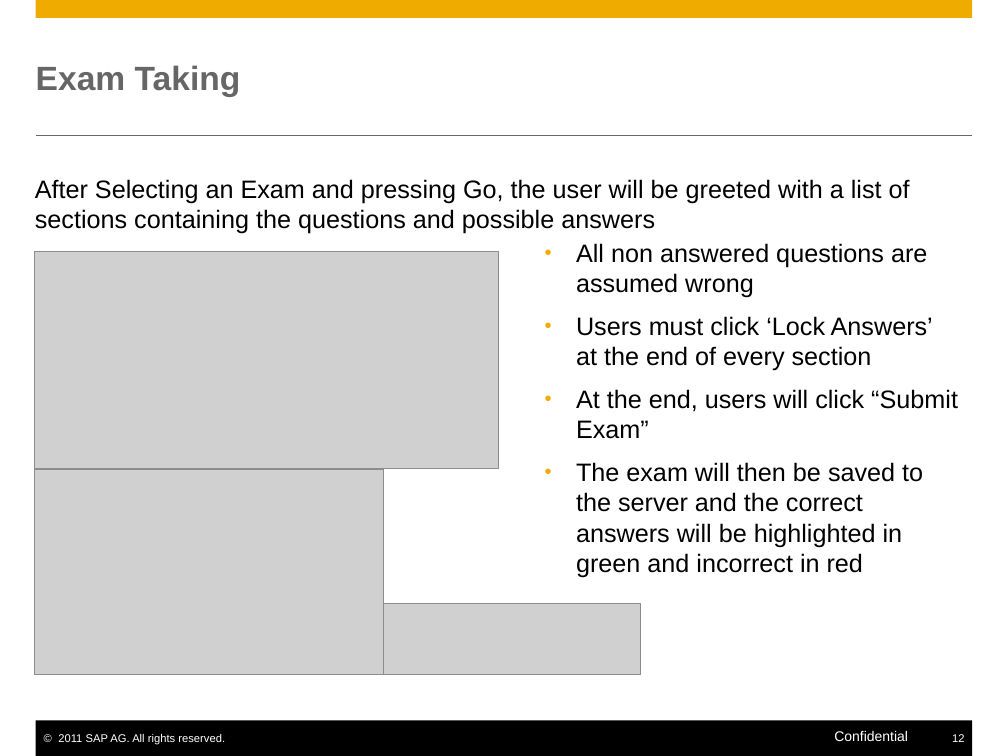
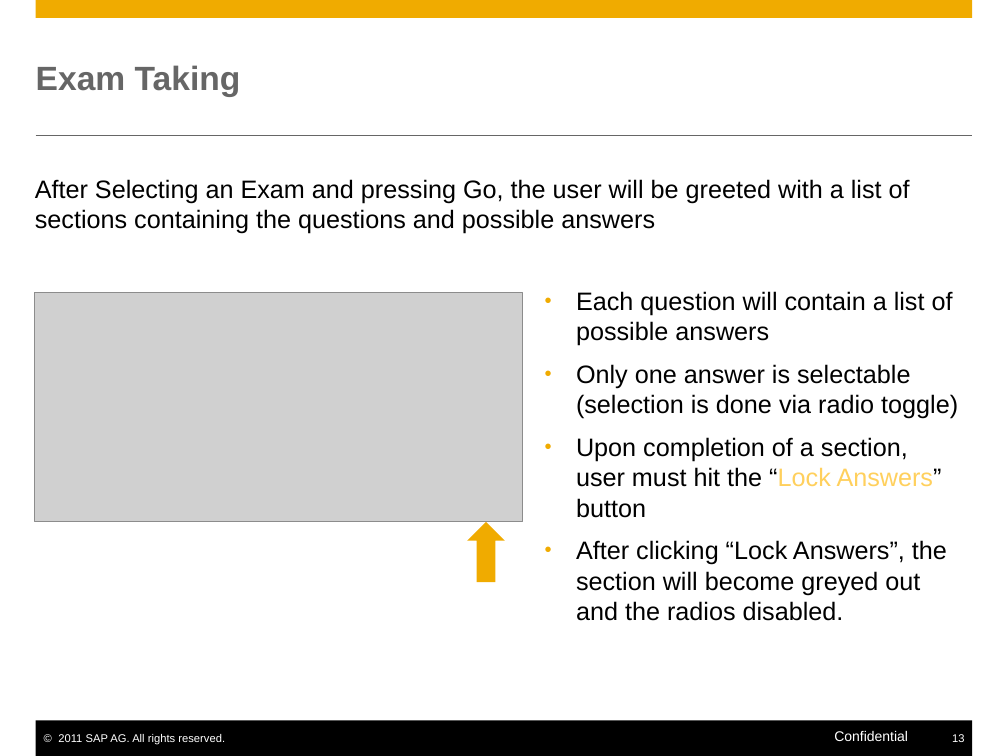
Before and after one commit to evanlouie/EXAM_system, a slide deck: slide 13 of The Exam System - User Guide.pptx (slide 12 before the commit). Drawn at 1008x756 pixels with LibreOffice and Linux fonts; fonts in the diff are those of the drawing; grey boxes stand for pictures. Boxes give left, top, right and bottom in pixels: in the first picture for what was removed or moved away, otherwise in the second. Text is boxed around its words. In the diff, an @@ line names an element or a change of style, - is before the commit and + after.

```diff
--- a/The Exam System - User Guide.pptx
+++ b/The Exam System - User Guide.pptx
@@ picture: place and size @@
-picture at [35,251,499,469]
+picture at [35,292,523,521]
@@ text at [576,291,958,621]: text changed @@
-• All non answered questions are assumed wrong
-• Users must click ‘Lock Answers’ at the end of every section
-• At the end, users will click “Submit Exam”
-• The exam will then be saved to the server and the correct answers will be highlighted in green and incorrect in red
+• Each question will contain a list of possible answers
+• Only one answer is selectable (selection is done via radio toggle)
+• Upon completion of a section, user must hit the “Lock Answers” button
+• After clicking “Lock Answers”, the section will become greyed out and the radios disabled.
@@ picture removed at [35,469,384,674] @@
@@ up arrow added at [468,522,505,583], fill #F0AB00 @@
@@ picture removed at [384,603,641,673] @@
```
Also in this commit, not shown: 8 other slides changed, 2 slides added, 3 other files.
